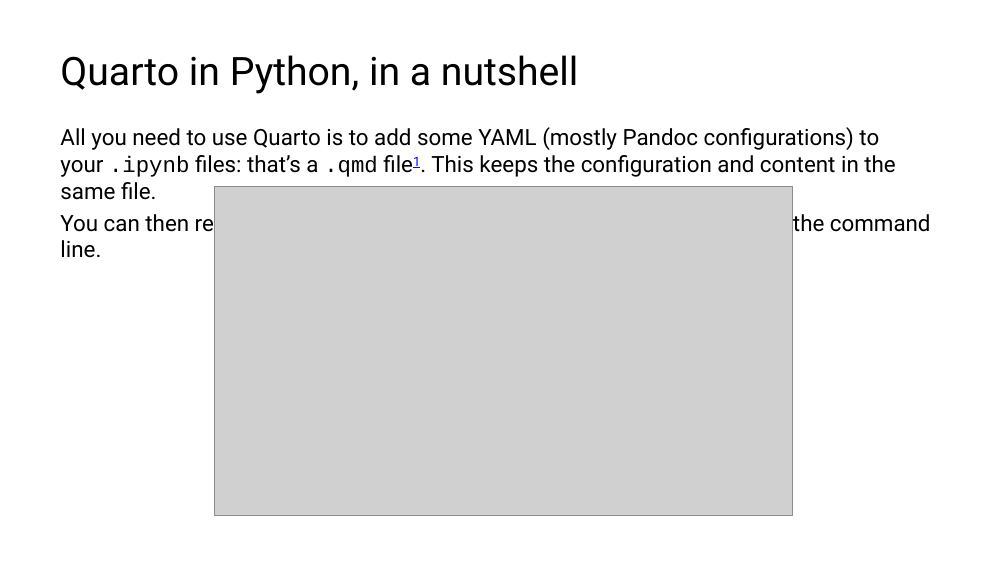
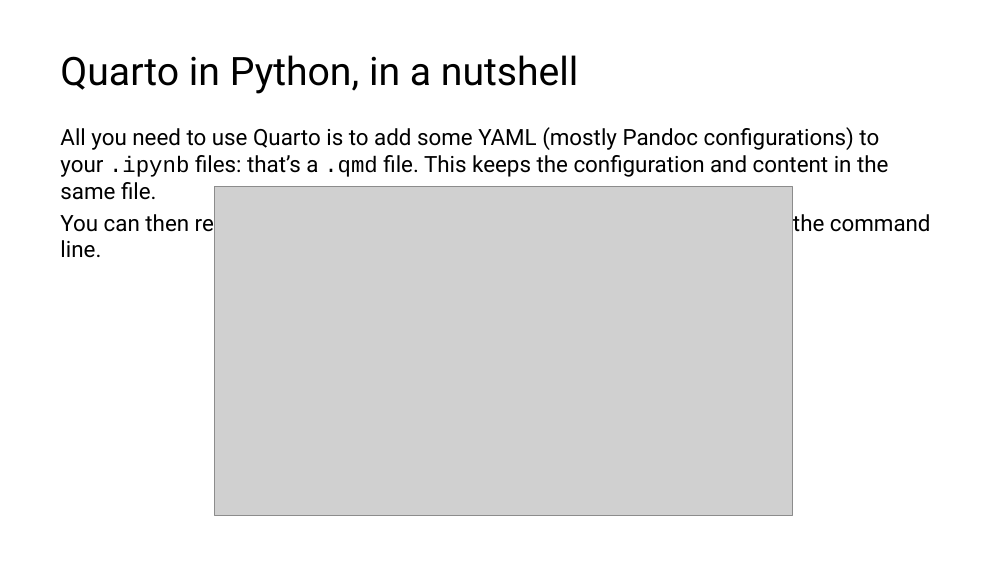
Before and after one commit to lucas-a-meyer/using-quarto, a slide deck: slide 9 of docs/presentation-orig.pptx. Drawn at 1008x567 pixels with LibreOffice and Linux fonts; fonts in the diff are those of the drawing; grey boxes stand for pictures. Boxes give left, top, right and bottom in pixels: in the first picture for what was removed or moved away, otherwise in the second. Text is boxed around its words. In the diff, an @@ line names an element or a change of style, - is before the commit and + after.

```diff
--- a/docs/presentation-orig.pptx
+++ b/docs/presentation-orig.pptx
@@ text at [60, 127, 888, 200]: text changed @@
-All you need to use Quarto is to add some YAML (mostly Pandoc configurations) to your .ipynb files: that’s a .qmd file1. This keeps the configuration and content in the same file.
+All you need to use Quarto is to add some YAML (mostly Pandoc configurations) to your .ipynb files: that’s a .qmd file. This keeps the configuration and content in the same file.
```
Also in this commit, not shown: 8 other slides changed, 14 other files.
